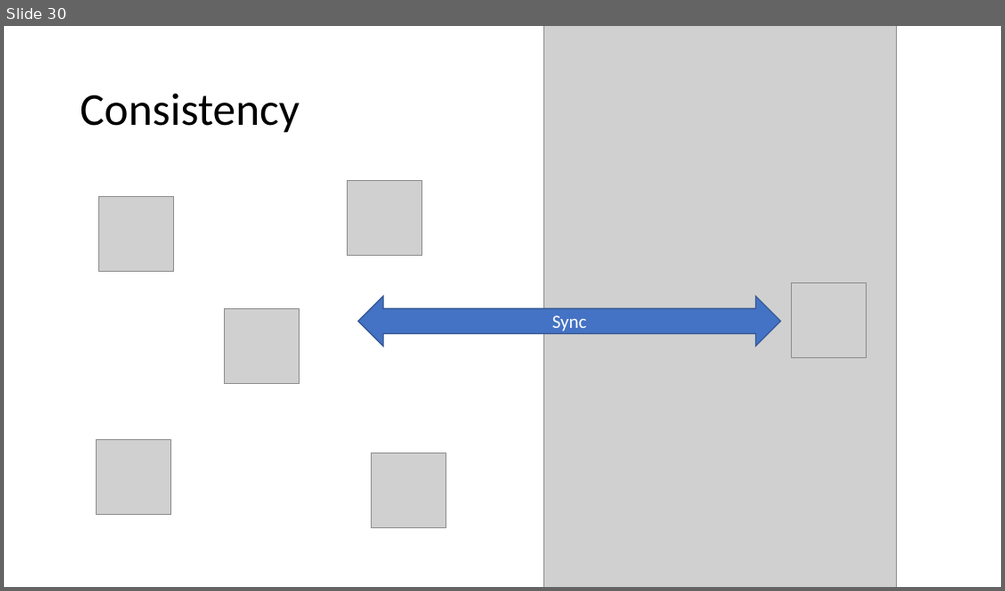
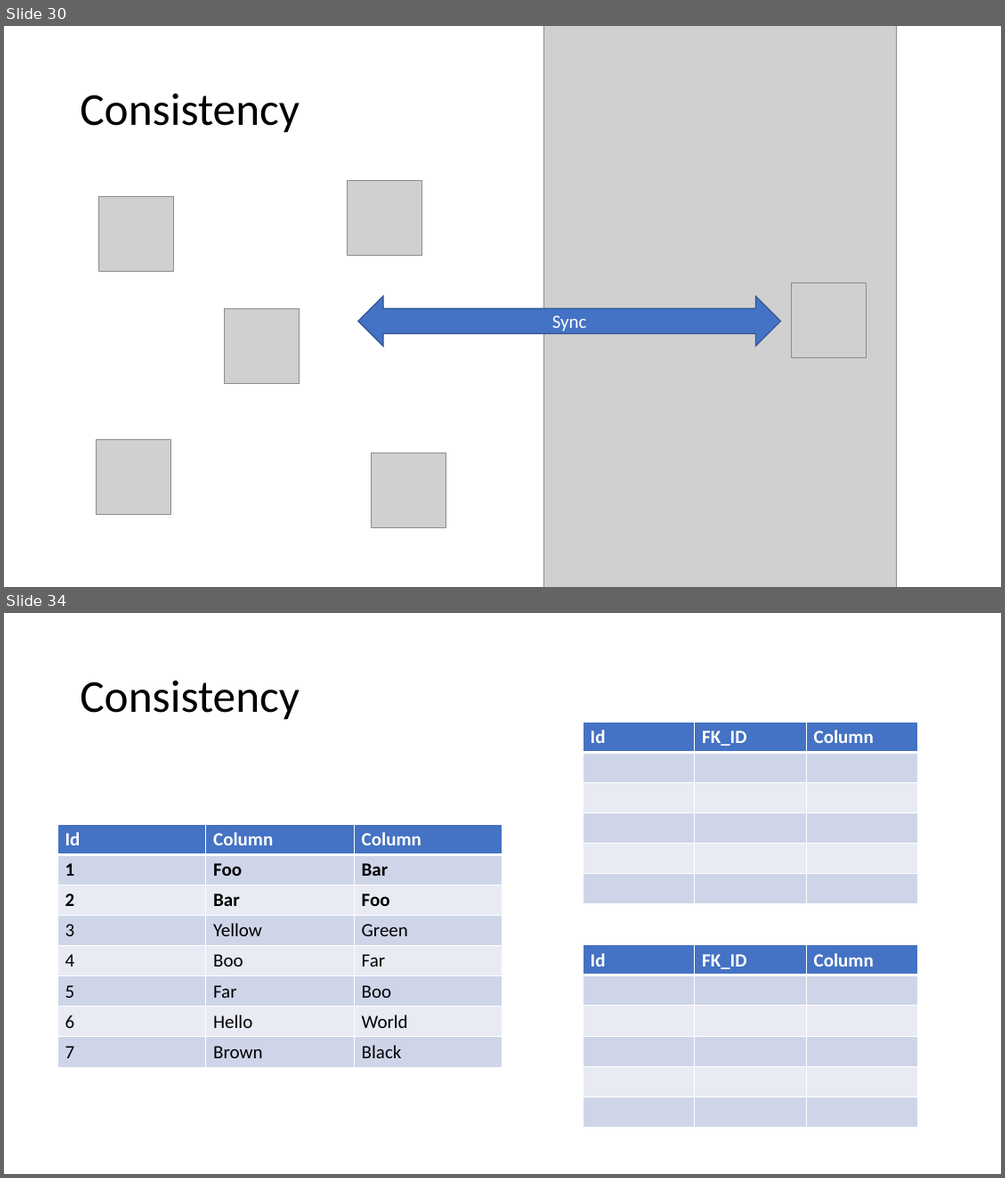
Before and after one commit to 1kevgriff/Workshop-ASPNETCore-Liftoff, a slide deck: Slides/02_DesignForSpeed.pptx. Shown one above the other, each under a label of ours: slide 30 before the commit, slides 30 and 34 after it; the slides between them are not shown. The pictures are 1005x591 and 1005x1178 pixels, drawn with LibreOffice and Linux fonts; fonts in the diff are those of the drawing; grey boxes stand for pictures. Boxes give left, top, right and bottom in pixels: in the first picture for what was removed or moved away, otherwise in the second. Text is boxed around its words. In the diff, an @@ line names an element or a change of style, - is before the commit and + after.

```diff
--- a/Slides/02_DesignForSpeed.pptx
+++ b/Slides/02_DesignForSpeed.pptx
@@ slide 34 added at <box>4,613,1001,1174</box>, background #FFFFFF @@
@@ title added at <box>80,680,299,720</box>, 44 pt, text #000000 @@
+Consistency
@@ table added at <box>582,722,917,901</box>, 6 rows, 3 columns @@
+Id | FK_ID | Column
+ |  | 
+ |  | 
+ |  | 
+ |  | 
+ |  | 
@@ table added at <box>57,825,502,1064</box>, 8 rows, 3 columns @@
+Id | Column | Column
+1 | Foo | Bar
+2 | Bar | Foo
+3 | Yellow | Green
+4 | Boo | Far
+5 | Far | Boo
+6 | Hello | World
+7 | Brown | Black
@@ table added at <box>582,945,917,1125</box>, 6 rows, 3 columns @@
+Id | FK_ID | Column
+ |  | 
+ |  | 
+ |  | 
+ |  | 
+ |  | 
```
Also in this commit, not shown: 3 slides changed, 2 other slides added.
